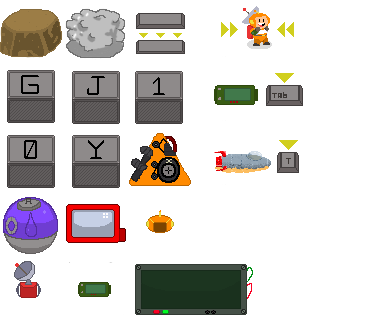
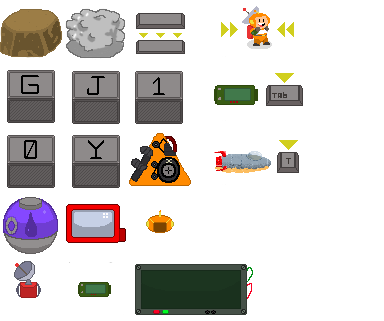
Comparing the layer stacks of the two w=384, h=321 images. Changes:
painted on "Balõezinhos" over [17, 197, 42, 236]
painted on "Tanque" over [19, 201, 42, 210]
painted on "Motor" over [139, 159, 150, 179]
